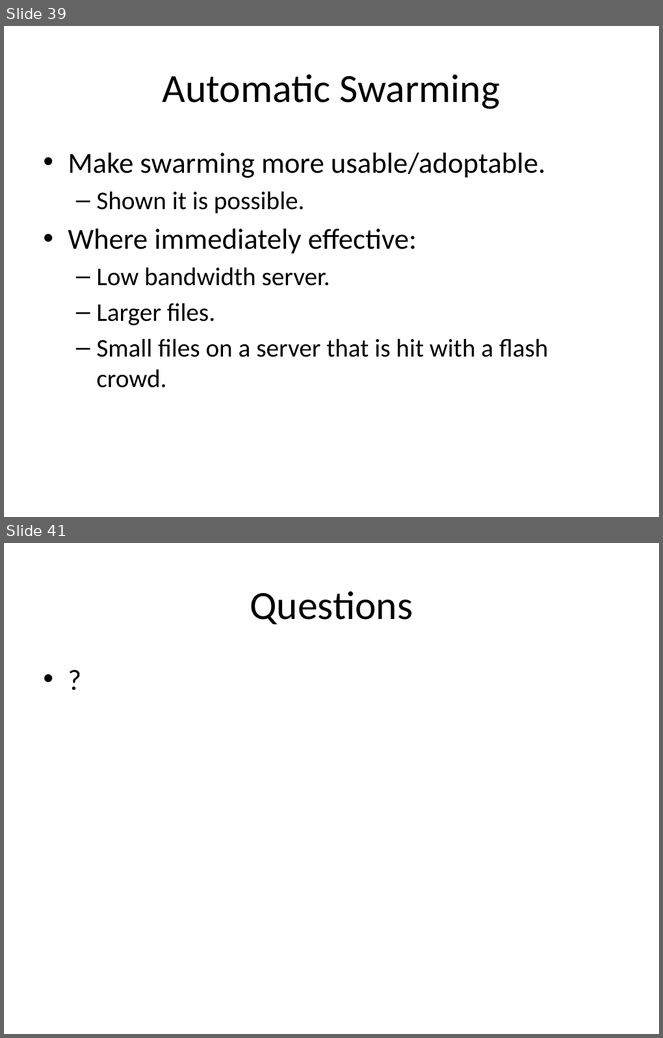
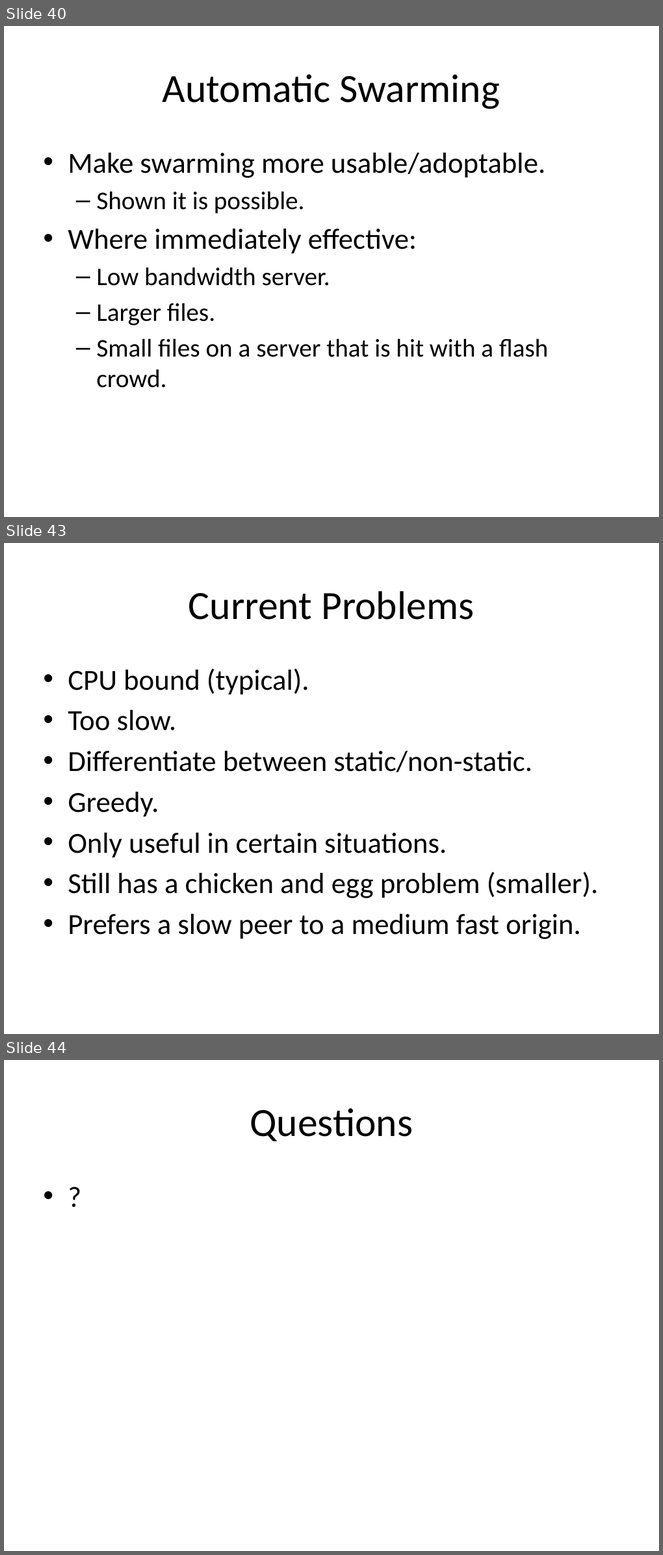
Before and after one commit to rdp/p2pwebclient, a slide deck: thesis_presentation/How to Make the Internet Faster.pptx. Shown one above the other, each under a label of ours: slides 39 and 41 before the commit, slides 40, 43 and 44 after it; the slides between them are not shown. The pictures are 663x1038 and 663x1555 pixels, drawn with LibreOffice and Linux fonts; fonts in the diff are those of the drawing. Boxes give left, top, right and bottom in pixels: in the first picture for what was removed or moved away, otherwise in the second. Text is boxed around its words. In the diff, an @@ line names an element or a change of style, - is before the commit and + after.

```diff
--- a/thesis_presentation/How to Make the Internet Faster.pptx
+++ b/thesis_presentation/How to Make the Internet Faster.pptx
@@ slide 43 added at [4, 543, 659, 1034], background #FFFFFF @@
@@ title added at [189, 591, 474, 620], 44 pt, text #000000 @@
+Current Problems
@@ text added at [68, 668, 599, 939], 32 pt, text #000000 @@
+• CPU bound (typical).
+• Too slow.
+• Differentiate between static/non-static.
+• Greedy.
+• Only useful in certain situations.
+• Still has a chicken and egg problem (smaller).
+• Prefers a slow peer to a medium fast origin.
@@ what was slide 39 is now slide 40 @@
@@ what was slide 41 is now slide 44 @@
```
Also in this commit, not shown: 4 slides changed, 2 other slides added, 1 other file.
